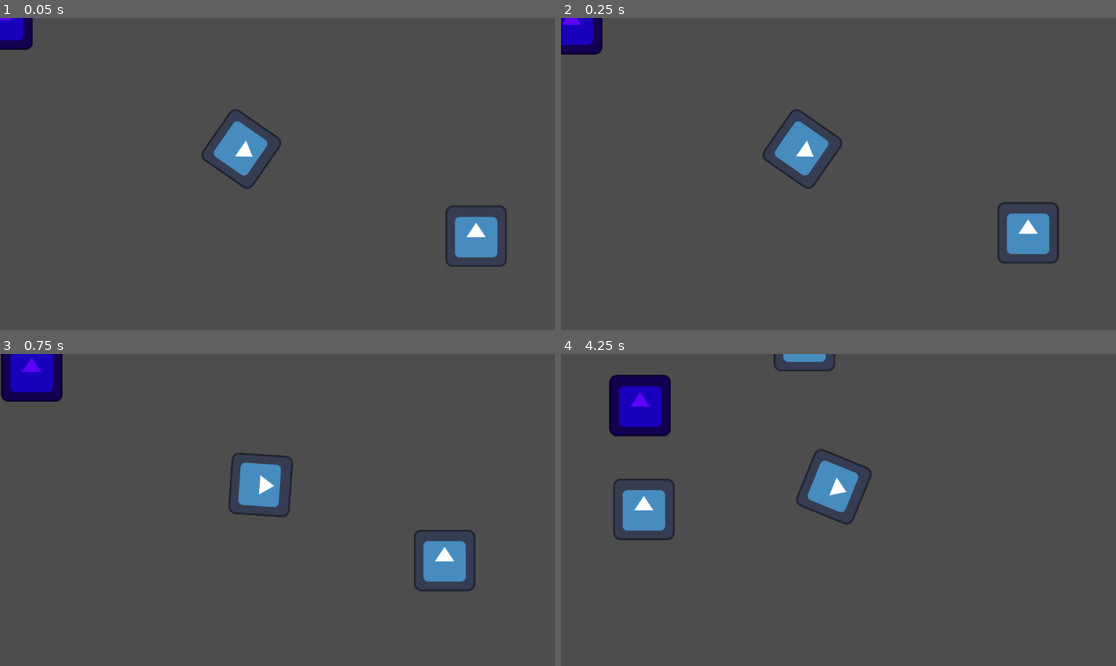
Above: before the commit, frames 1-4 (two rows, left to right).
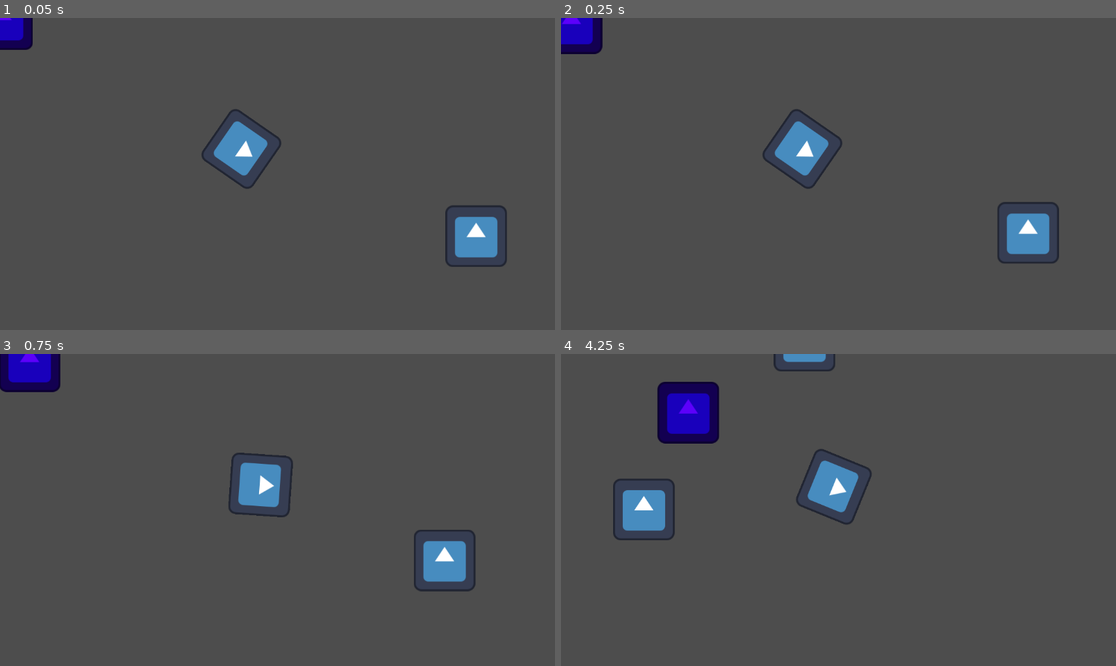
Above: after the commit, the same moments.

Repository: exiayyg/test
Game: Godot game, scene res://Scenes/Levels/test_level.tscn
Same seed, same stepped clock (60 frames per second), same inputs: the game is played once before the commit and once after it. The engine's default icon, where the game draws it, is replaced by a stand-in: a white triangle on a blue panel in a dark square.
Inputs (mouse positions are in pixels of both pictures, inside the frame that each line leads up to):
- Up to frame 1 (0.05 s): no input
- Up to frame 2 (0.25 s): no input
- Up to frame 3 (0.75 s): move the mouse to (399, 494) at 0.52 s; press the mouse at (399, 494) at 0.53 s; hold D (Right) from 0.53 s (still down)
- Up to frame 4 (4.25 s): move the mouse to (727, 525) at 1.27 s; release D (Right) at 1.28 s; release the mouse at (727, 525) at 1.28 s; hold S (Down) 1.28-2.03 s; click (727, 525) at 1.35 s; move the mouse to (894, 441) at 2.02 s; press the mouse at (894, 441) at 2.03 s; hold D (Right) 2.03-2.78 s; move the mouse to (810, 572) at 2.77 s; release the mouse at (810, 572) at 2.78 s; hold W (Up) 2.78-3.53 s; click (810, 572) at 2.85 s; move the mouse to (1005, 556) at 3.52 s; press the mouse at (1005, 556) at 3.53 s; hold A (Left) from 3.53 s (still down)

Frame 1 is identical in both runs. In frame 2, less than 0.1% of the frame differs, in the area x 0-8%, y 0-12%; in frame 3, 0.9%; in frame 4, 3.8%, in the area x 8-29%, y 6-29%.

Commit message:
更新了特殊敌人的行动逻辑

Diff:
--- a/Scenes/Levels/test_level.tscn
+++ b/Scenes/Levels/test_level.tscn
@@ -24,7 +24,7 @@
 wait_time = 2.0
 autostart = true
 
-[node name="Enemy" parent="." instance=ExtResource("4_db73o")]
+[node name="Special_Enemy" parent="." instance=ExtResource("4_db73o")]
 
 [connection signal="shoot_string" from="Player" to="." method="_on_player_shoot_string"]
 [connection signal="timeout" from="SpawnTimer" to="." method="_on_spawn_timer_timeout"]
--- a/Scenes/characters/Enemies/Special_enemy.tscn
+++ b/Scenes/characters/Enemies/Special_enemy.tscn
@@ -5,7 +5,7 @@
 
 [sub_resource type="CircleShape2D" id="CircleShape2D_o47tw"]
 
-[node name="Enemy" type="CharacterBody2D"]
+[node name="Special_Enemy" type="CharacterBody2D"]
 script = ExtResource("1_cp8dv")
 metadata/_custom_type_script = "uid://cy7h0kg8fknu6"
 
--- a/Scripts/Characters/Enemies/special_enemy.gd
+++ b/Scripts/Characters/Enemies/special_enemy.gd
@@ -1,16 +1,97 @@
 extends Enemy
 
-@export var keep_away_form_player: float = 500.0
+# =============================================
+# 特殊敌人行为说明：
+# 1. 此敌人设定了一个围绕玩家的“安全圆环”（内径 min, 外径 max）
+# 2. 当敌人位于圆环外（距离 > max）时，会朝向玩家移动（追击）
+# 3. 当敌人位于圆环内（距离 < min）时，会远离玩家移动（逃跑）
+# 4. 当敌人在圆环内（min ≤ 距离 ≤ max）时，会进行智能随机徘徊
+#    徘徊时会尝试避开障碍物，并有倾向性地保持在安全距离附近
+# =============================================
+@export var keep_away_from_player_max: float = 550.0 # 安全圆环的最大半径（外径），超出此距离将触发追击
+@export var keep_away_from_player_min: float = 350.0 # 安全圆环的最小半径（内径），小于此距离将触发逃跑
+@export var wander_speed: float = 80.0               # 徘徊状态下的移动速度（通常低于追击/逃跑速度）
+@export var wander_direction_change_time: float = 1.2# 徘徊时，方向改变的基本时间间隔（秒）
+@export var obstacle_check_ray_length: float = 20.0  # 用于检测前方障碍物的射线长度
+#@export var ray_angle_range:float = 45.0
+@export var boundary_avoidance_strength: float = 0.6 # 边界回避强度 (0.0-1.0)。值越高，徘徊时越倾向于朝“安全环中心”调整方向，防止越界抖动。
+#@export var prediction_distance: float = 80.0
 var distance_to_player: Vector2
+var current_wander_direction: Vector2 = Vector2.ZERO
+var wander_timer: float = 0.0
 
 func _physics_process(delta: float) -> void:
-	EnemyMovement()
+	SpecialEnemyMovement(delta)
 
-func EnemyMovement():
+# =============================================
+# 特殊敌人的核心移动逻辑
+# 根据与玩家的距离，在三种状态间切换：追击、逃跑、徘徊
+# =============================================
+func SpecialEnemyMovement(delta: float) -> void:
 	direction = (Global.player_position - global_position).normalized()
 	distance_to_player = Global.player_position - global_position
-	if distance_to_player.length() > keep_away_form_player:
+	if distance_to_player.length() > keep_away_from_player_max:
 		velocity = speed * direction
+	elif distance_to_player.length() < keep_away_from_player_min:
+		velocity = speed * -direction
 	else:
-		velocity = speed * -direction
+		Wander(delta)
 	move_and_slide()
+
+# =============================================
+# 智能徘徊函数
+# 负责在安全距离内产生看似随机但有边界意识的移动
+# =============================================
+func Wander(delta: float) -> void:
+	wander_timer -= delta
+
+	if wander_timer <= 0 or IsPathBlocked():
+		var new_direction: Vector2
+		#var base_direction = Vector2(cos(randf_range(0, TAU)), sin(randf_range(0, TAU)))
+		#var safe_direction = MakeDirectionSafe(base_direction)
+		#var random_angle = randf_range(0, TAU)
+
+		if IsPathBlocked():
+			var current_angle = current_wander_direction.angle()
+			var turn_direction = 1.0 if randf() > 0.5 else -1.0
+			var avoid_angle = current_angle + turn_direction * deg_to_rad(randf_range(60,120))
+			new_direction = Vector2(cos(avoid_angle), sin(avoid_angle))
+		else:
+			new_direction = Vector2(cos(randf_range(0, TAU)), sin(randf_range(0, TAU)))
+		current_wander_direction = MakeDirectionSafe(new_direction).normalized()
+		#current_wander_direction = Vector2(cos(random_angle), sin(random_angle)).normalized()
+		wander_timer = wander_direction_change_time * randf_range(0.8, 1.2)
+
+	velocity = current_wander_direction * wander_speed
+
+# =============================================
+# 路径阻挡检测函数
+# 使用射线检测（RayCast）判断当前移动方向前方是否有障碍物
+# =============================================
+func IsPathBlocked() -> bool:
+	var space_state = get_world_2d().direct_space_state
+	var query = PhysicsRayQueryParameters2D.create(
+		global_position,
+		global_position + current_wander_direction * obstacle_check_ray_length
+	)
+
+	query.exclude = [self]
+	var result = space_state.intersect_ray(query)
+	return result.has("collider")
+
+# =============================================
+# 方向安全化函数 (防止在安全区边界频繁抖动)
+# 核心思想：将输入方向向量，朝着“理想安全点”的方向进行一定程度的偏转。
+# “理想安全点”：位于玩家身后，与玩家保持理想安全距离的一个虚拟点。
+# 这样，当敌人过于靠近或远离玩家时，其随机移动会有“回归”安全区域的趋势。
+# =============================================
+func MakeDirectionSafe(input_direction: Vector2) -> Vector2:
+	var safe_center_distance = (keep_away_from_player_min + keep_away_from_player_max) / 2.0
+	var to_player = Global.player_position - global_position
+	var player_dist = to_player.length()
+	var desired_offset_vector = to_player.normalized() * safe_center_distance
+	var safe_target_point = Global.player_position - desired_offset_vector
+	var direction_to_safe_center = (safe_target_point - global_position).normalized()
+	var biased_direction = input_direction.lerp(direction_to_safe_center, boundary_avoidance_strength).normalized()
+
+	return biased_direction
